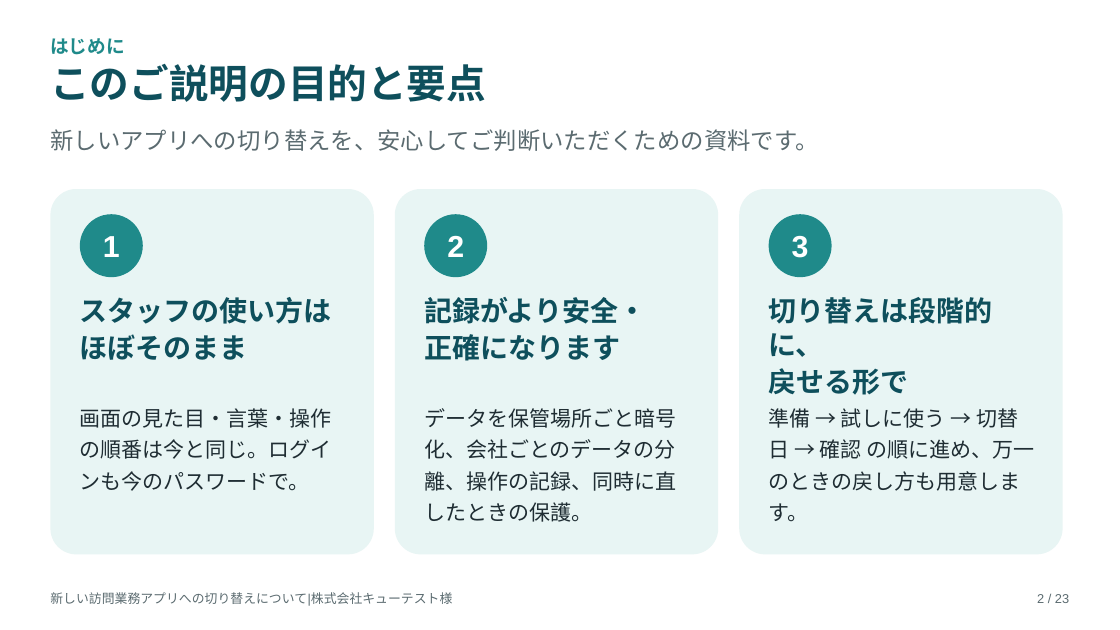
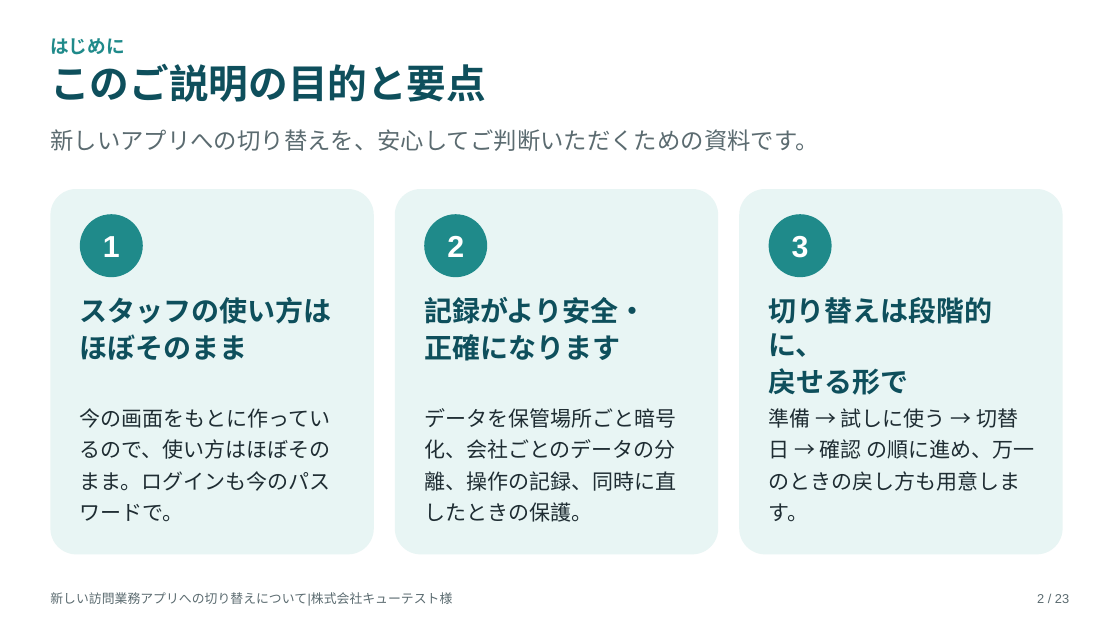
Before and after one commit to katahimo-dev/katahimo-app, a slide deck: slide 2 of doc/partner/新アプリ切替のご説明_キューテスト様.pptx. Drawn at 1120x630 pixels with LibreOffice and Linux fonts; fonts in the diff are those of the drawing. Boxes give left, top, right and bottom in pixels: in the first picture for what was removed or moved away, otherwise in the second. Text is boxed around its words. In the diff, an @@ line names an element or a change of style, - is before the commit and + after.

```diff
--- a/doc/partner/新アプリ切替のご説明_キューテスト様.pptx
+++ b/doc/partner/新アプリ切替のご説明_キューテスト様.pptx
@@ text at <box>80,408,331,521</box>: text changed @@
-画面の見た目・言葉・操作の順番は今と同じ。ログインも今のパスワードで。
+今の画面をもとに作っているので、使い方はほぼそのまま。ログインも今のパスワードで。
```
Also in this commit, not shown: 5 other slides changed, 18 other files.
